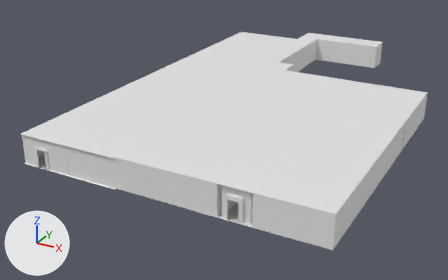
Renders of the FBX model Assets/Models/Level/M_Corridors.fbx from each side of a commit.
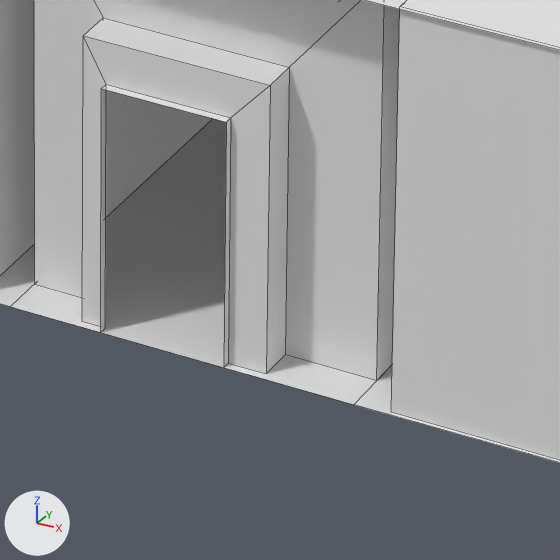
Each version is shown whole from a 50 mm lens placed at (41.1, -78.7, 30.3), pointed at (4.1, -11.3, -3.4), then close up on the part from 49% to 59% of the width and 69% to 86% of the height. The lights are fixed; the arrows at lower left show +X, +Y and +Z. The close-ups show mesh edges as thin lines. Where no turn or scale is listed for an object, it has been applied to the vertices.

Names of what the first close-up shows: 'Floor', 'Roof.001', 'Walls.001'.
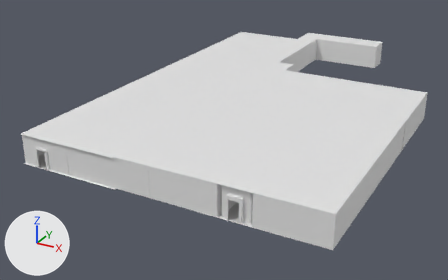
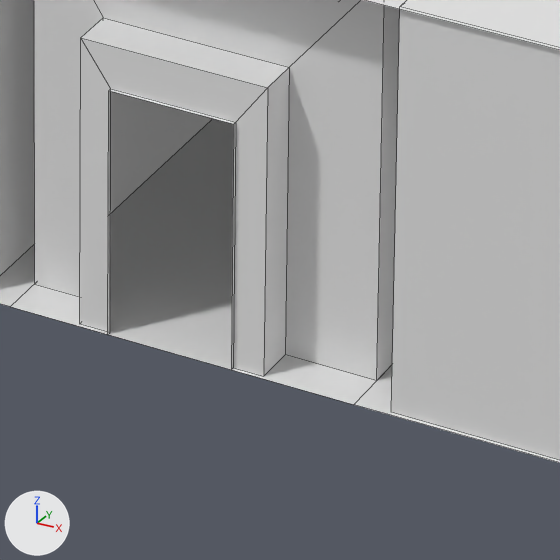
The change, as JSON lines over the scene's bpy script:
```json
{"block": "me_plane_018", "where": "me_plane_018.from_pydata(...)  # 272 vertices, 176 faces; spans x -2.2..33.8, y -3.6..54.2, z 0.0..3.6"}
{"block": "me_plane_018", "where": "# used by ob_walls_001; location = (-6.3, -31.11, 0.0)"}
{"block": "me_plane_018", "where": "# verts and faces of me_plane_018; kept vertices keep their numbers, new ones are numbered from 272"}
{"block": "me_plane_018", "where": "# before: 224 (23.5, -3.3, 0.0) at pixel (100, 332), 225 (23.5, -3.3, 2.2) at pixel (101, 88), 226 (24.6, -3.3, 2.2) at pixel (226, 122), 227 (24.6, -3.3, 0.0) at pixel (223, 367), 229 (23.5, -3.3, 0.0) at pixel (105, 328)"}
{"block": "me_plane_018", "where": "# before: 232 (23.5, -3.3, 2.2) at pixel (106, 84), 235 (24.6, -3.3, 2.2) at pixel (230, 117), 237 (24.6, -3.3, 0.0) at pixel (228, 363)"}
{"block": "me_plane_018", "change": "me_plane_018 part 1"}
{"op": "add", "block": "me_plane_018", "code": "for i in [*range(224, 228), 229, 232, 235, 237]: verts[i] += (0.0, 0.0, 0.0)"}
```

Location of each change, (x1, y1, x2, y2) in pixels of the close-ups (560 x 560 px; the box of a moved part takes in the faces that stretch with it):
```json
{"part": 1, "of": "me_plane_018", "change": "moved or reshaped", "before": [82, 36, 270, 374], "after": [80, 38, 268, 376]}
```
